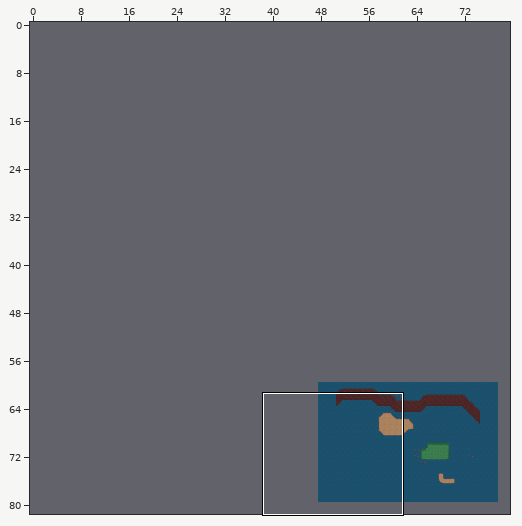
Tiled map, stored at CrescentTerminal/Assets/Maps/World.tmx. The first picture is a wide view before the edit; the outline marks the close-up.
Close-up. Earlier state:
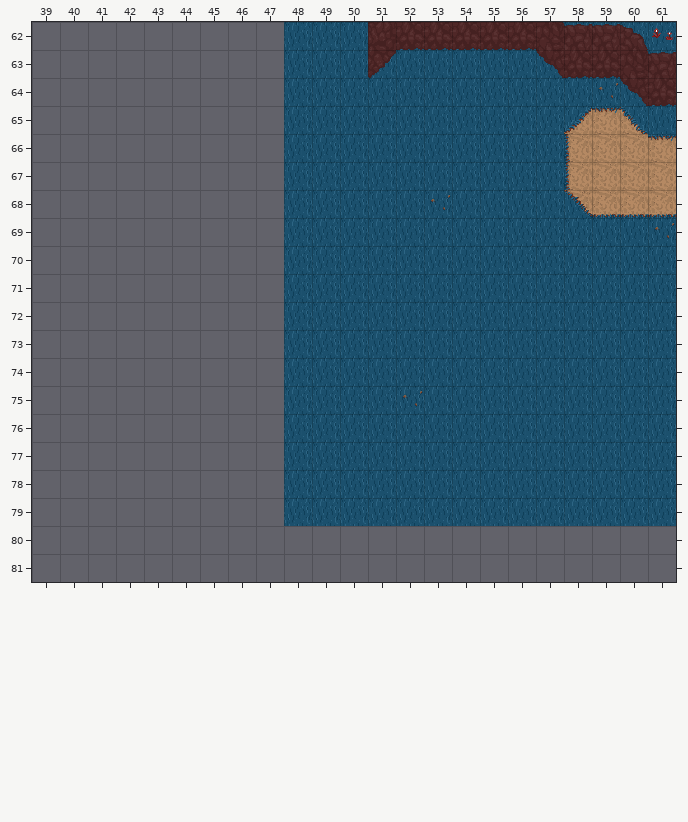
Cells are 32x32 px. Shown: x 39..61, y 62..81. The commit also changed other parts of the map, which this record leaves out. The old version is drawn lined up with the new one.
After:
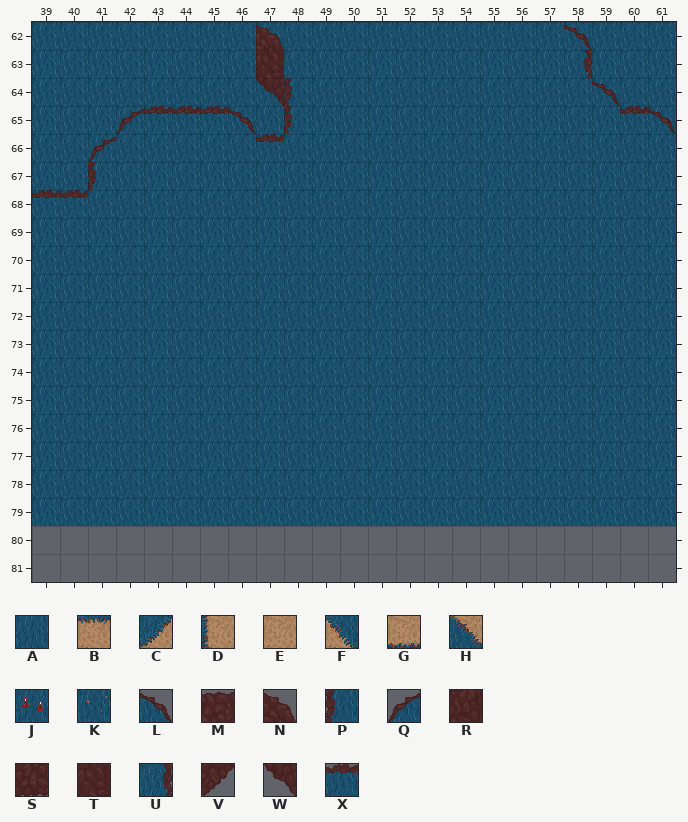
Key: from "Base": A 0, B 42, C 46, D 51, E 52, F 56, G 62, H 75, J 80, K 90, L 198, M 202, N 203, P 204, Q 208, R 211, S 212, T 213, U 214, V 221, W 223, X 224.
_ is an empty cell, # one hidden under a higher layer.
From old to new:
{"change": "map size 30x20 -> 80x80 cells (old content now starts at 48,60; both pictures use the new coordinates)"}
{"where": "layer \"Background\""}
{"y":62,"x":39,"old":"_________","new":"AAAAAAAAA"}
{"y":62,"x":61,"old":"J","new":"A"}
{"y":63,"x":39,"old":"_________","new":"AAAAAAAAA"}
{"y":64,"x":39,"old":"_________","new":"AAAAAAAAA"}
{"y":64,"x":59,"old":"K","new":"A"}
{"y":65,"x":39,"old":"_________","new":"AAAAAAAAA"}
{"y":65,"x":58,"old":"CBF","new":"A#A"}
{"y":66,"x":39,"old":"___","new":"AAA"}
{"y":66,"x":47,"old":"_","new":"A"}
{"y":66,"x":58,"old":"DEEB","new":"AA##"}
{"y":67,"x":39,"old":"___","new":"AAA"}
{"y":67,"x":43,"old":"____","new":"AAAA"}
{"y":67,"x":58,"old":"DEEE","new":"AAAA"}
{"y":68,"x":39,"old":"__","new":"AA"}
{"y":68,"x":42,"old":"______","new":"AAAAAA"}
{"y":68,"x":53,"old":"K","new":"A"}
{"y":68,"x":58,"old":"HGGG","new":"AAAA"}
{"y":69,"x":42,"old":"______","new":"AAAAAA"}
{"y":69,"x":61,"old":"K","new":"A"}
{"y":70,"x":39,"old":"_________","new":"AAAAAAAAA"}
{"y":71,"x":39,"old":"_________","new":"AAAAAAAAA"}
{"y":72,"x":39,"old":"_________","new":"AAAAAAAAA"}
{"y":73,"x":39,"old":"_________","new":"AAAAAAAAA"}
{"y":74,"x":39,"old":"_________","new":"AAAAAAAAA"}
{"y":75,"x":39,"old":"_________","new":"AAAAAAAAA"}
{"y":75,"x":52,"old":"K","new":"A"}
{"y":76,"x":39,"old":"_________","new":"AAAAAAAAA"}
{"y":77,"x":39,"old":"_________","new":"AAAAAAAAA"}
{"y":78,"x":39,"old":"_________","new":"AAAAAAAAA"}
{"y":79,"x":39,"old":"_________","new":"AAAAAAAAA"}
{"where": "layer \"Obstacles\""}
{"y":62,"x":47,"old":"_","new":"N"}
{"y":62,"x":51,"old":"RSSSSSTMMN","new":"______A___"}
{"y":63,"x":47,"old":"_","new":"T"}
{"y":63,"x":51,"old":"V","new":"_"}
{"y":63,"x":57,"old":"WSSTM","new":"_U___"}
{"y":64,"x":47,"old":"__","new":"WP"}
{"y":64,"x":60,"old":"WS","new":"__"}
{"y":65,"x":48,"old":"_","new":"P"}
{"y":65,"x":59,"old":"_","new":"A"}
{"y":66,"x":42,"old":"_____","new":"AAAAA"}
{"y":66,"x":60,"old":"__","new":"AA"}
{"y":67,"x":41,"old":"__","new":"PA"}
{"y":67,"x":47,"old":"_","new":"A"}
{"y":68,"x":41,"old":"_","new":"A"}
{"y":69,"x":39,"old":"___","new":"AAA"}
{"where": "layer \"Foreground\""}
{"y":62,"x":58,"old":"_","new":"L"}
{"y":64,"x":59,"old":"_","new":"L"}
{"y":65,"x":42,"old":"_____","new":"QXXXL"}
{"y":65,"x":60,"old":"__","new":"XL"}
{"y":66,"x":41,"old":"_","new":"Q"}
{"y":66,"x":47,"old":"_","new":"X"}
{"y":68,"x":39,"old":"__","new":"XX"}
{"label":"added","picture_box":[32,22,292,526]}
{"label":"changed","picture_box":[368,22,676,239]}
{"label":"changed","picture_box":[403,391,423,407]}
